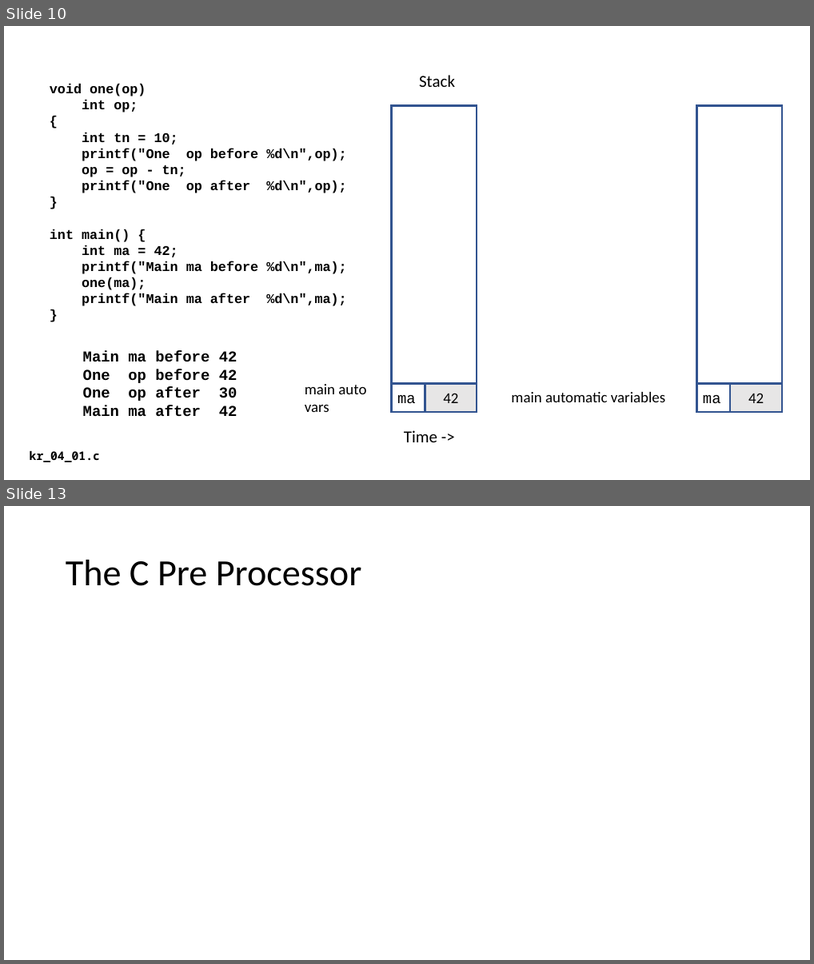
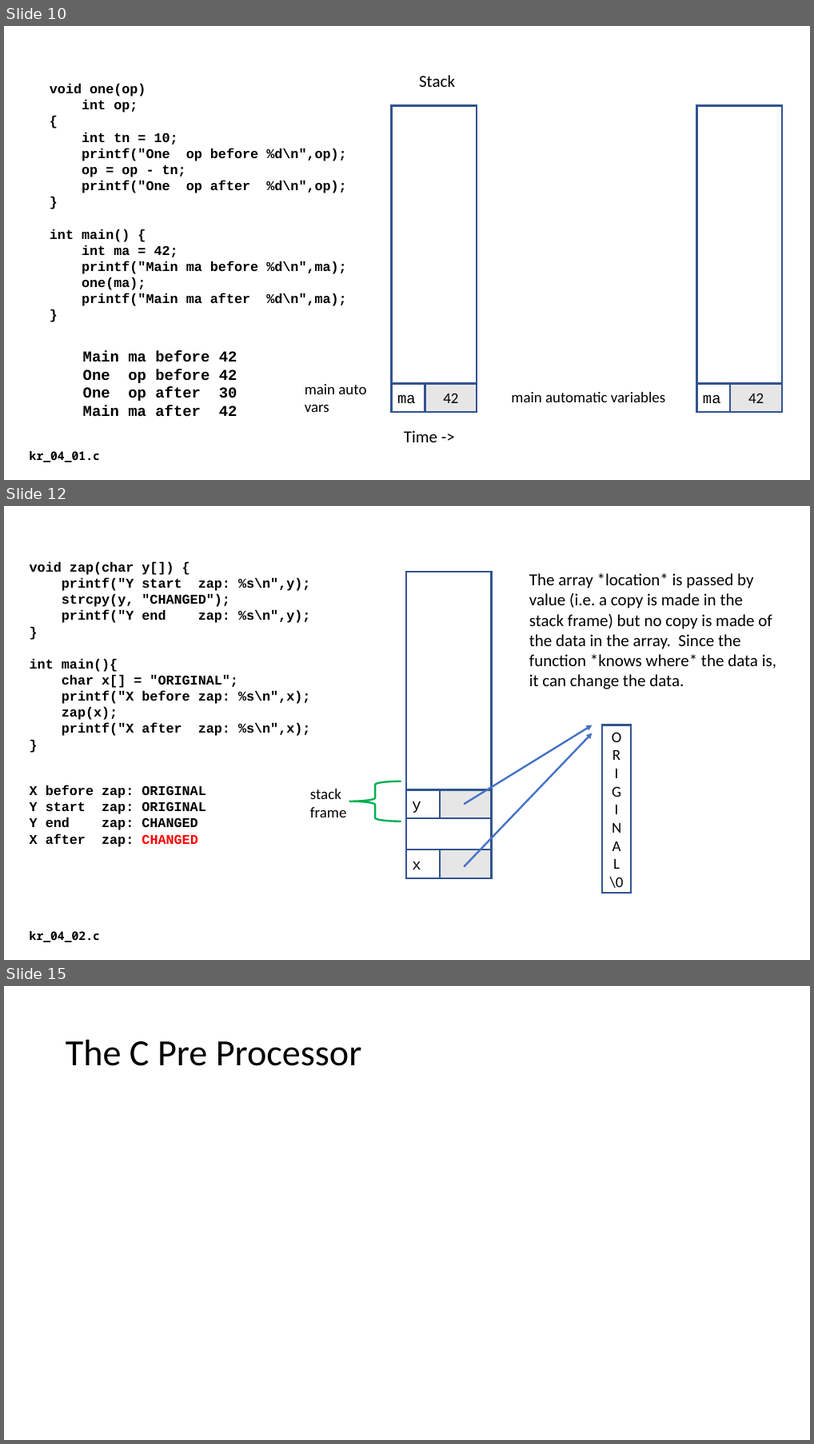
Before and after one commit to csev/cc4e, a slide deck: lectures/KR-4.pptx. Shown one above the other, each under a label of ours: slides 10 and 13 before the commit, slides 10, 12 and 15 after it; the slides between them are not shown. The pictures are 814x964 and 814x1444 pixels, drawn with LibreOffice and Linux fonts; fonts in the diff are those of the drawing. Boxes give left, top, right and bottom in pixels: in the first picture for what was removed or moved away, otherwise in the second. Text is boxed around its words. In the diff, an @@ line names an element or a change of style, - is before the commit and + after.

```diff
--- a/lectures/KR-4.pptx
+++ b/lectures/KR-4.pptx
@@ slide 12 added at (4,506,810,960), background #FFFFFF @@
@@ text added at (30,562,310,736), 16 pt, text #000000, bold @@
+void zap(char y[]) {
+printf("Y start zap: %s\n",y);
+strcpy(y, "CHANGED");
+printf("Y end zap: %s\n",y);
+}
+int main(){
+char x[] = "ORIGINAL";
+printf("X before zap: %s\n",x);
+zap(x);
+printf("X after zap: %s\n",x);
+}
@@ rectangle added at (406,572,491,878), fill #FFFFFF, outline #325491 2.25 pt @@
@@ text added at (530,573,777,689), 20 pt, text #000000 @@
+The array *location* is passed by value (i.e. a copy is made in the stack frame) but no copy is made of the data in the array. Since the function *knows where* the data is, it can change the data.
@@ arrow added from (464, 804) to (593, 725), #4472C4 2.25 pt @@
@@ arrow added from (464, 867) to (593, 733), #4472C4 2.25 pt @@
@@ rectangle added at (602,725,631,892), fill #FFFFFF, outline #325491 2.25 pt, 18 pt, text #000000 @@
+O
+R
+I
+G
+I
+N
+A
+L
+\0
@@ text added at (30,785,206,847), 16 pt, text #000000, bold @@
+X before zap: ORIGINAL
+Y start zap: ORIGINAL
+Y end zap: CHANGED
+X after zap: CHANGED
@@ text added at (310,788,346,817), 18 pt, text #000000 @@
+stack
+frame
@@ left brace added at (350,781,402,821), outline #00B050 2.25 pt @@
@@ rectangle added at (406,790,491,818), fill #FFFFFF, outline #325491 2.25 pt, 18 pt, text #000000 @@
+y
@@ rectangle added at (440,790,492,818), fill #E7E6E6, outline #325491 2.25 pt @@
@@ rectangle added at (406,850,491,878), fill #FFFFFF, outline #325491 2.25 pt, 18 pt, text #000000 @@
+x
@@ rectangle added at (440,850,492,878), fill #E7E6E6, outline #325491 2.25 pt @@
@@ text added at (30,930,100,942), 14 pt, text #000000, bold @@
+kr_04_02.c
@@ what was slide 13 is now slide 15 @@
```
Also in this commit, not shown: 2 slides changed, 2 other slides added, 1 slide removed, 2 other files.
